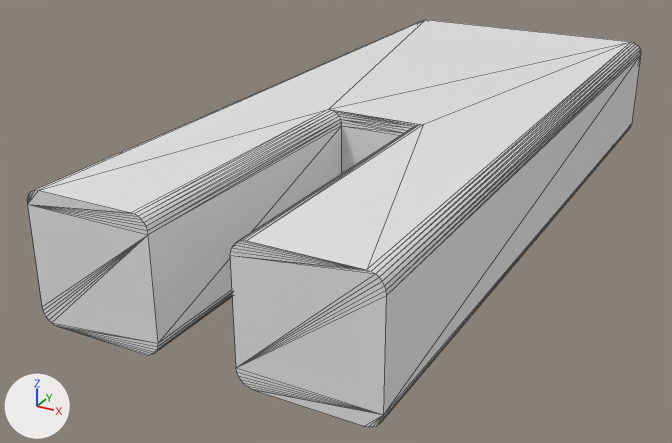
A saved change to the OBJ model assets/urdf/fmb/pegs/peg_42/sdf_hybrid/peg_42_body.obj.
One viewpoint serves both versions: a camera (50 mm lens) standing at (0.0646, -0.1306, 0.0554) and looking at (-0.0085, 0.0023, -0.0111). The lights are fixed; the arrows at lower left show +X, +Y and +Z. The picture after the commit comes second. Mesh edges are drawn as thin lines. Where no turn or scale is listed for an object, it has been applied to the vertices.

Script lines for the objects in view, before the commit:
```python
me_peg_42_body = bpy.data.meshes.new('peg_42_body')
me_peg_42_body.from_pydata(...)  # 128 vertices, 252 faces; spans x -0.0265..0.0265, y -0.05..0.075, z -0.0102..0.0102
ob_peg_42_body = bpy.data.objects.new('peg_42_body', me_peg_42_body)
ob_peg_42_body.location = (0.0, 0.0, 0.0)
```
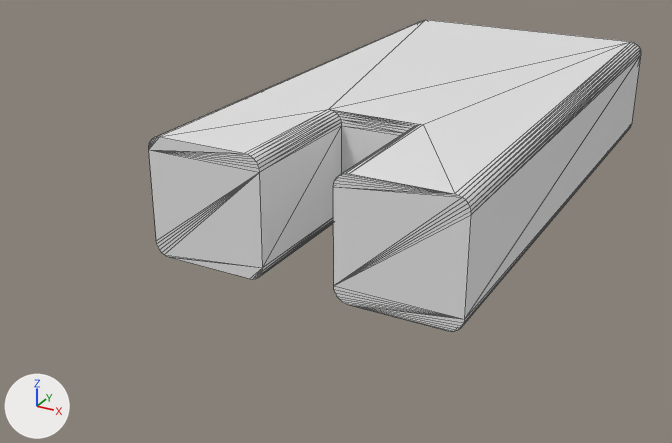
Changed parts and their boxes (x1, y1, x2, y2) in the pictures (672 x 443 px):
```json
{"object": "peg_42_body", "change": "reshaped", "before": [27, 20, 641, 427], "after": [149, 20, 641, 331], "on screen": "20% narrower, 24% shorter"}
```

Scene script edits in JSON lines:
```json
{"block": "me_peg_42_body", "where": "# used by ob_peg_42_body; location = (0.0, 0.0, 0.0)"}
{"op": "remove", "block": "me_peg_42_body", "code": "me_peg_42_body.from_pydata(...)  # 128 vertices, 252 faces; spans x -0.0265..0.0265, y -0.05..0.075, z -0.0102..0.0102"}
{"op": "add", "block": "me_peg_42_body", "code": "me_peg_42_body.from_pydata(...)  # 128 vertices, 252 faces; spans x -0.0265..0.0265, y -0.025..0.075, z -0.0102..0.0102"}
{"block": "me_peg_42_body", "change": "me_peg_42_body part 1"}
{"block": "me_peg_42_body", "change": "8 vertices are removed from x -0.0241..0.0265, y -0.05, z -0.0102..-0.0077"}
{"block": "me_peg_42_body", "change": "45 faces are deleted"}
{"block": "me_peg_42_body", "change": "56 vertices in x -0.0265..0.0265, y -0.05, z -0.0101..0.0102 move by (0.0, 0.025, 0.0)"}
{"block": "me_peg_42_body", "change": "8 vertices are added at x -0.0241..0.0265, y -0.025, z -0.0102..-0.0077"}
{"block": "me_peg_42_body", "change": "45 new faces join them"}
```
